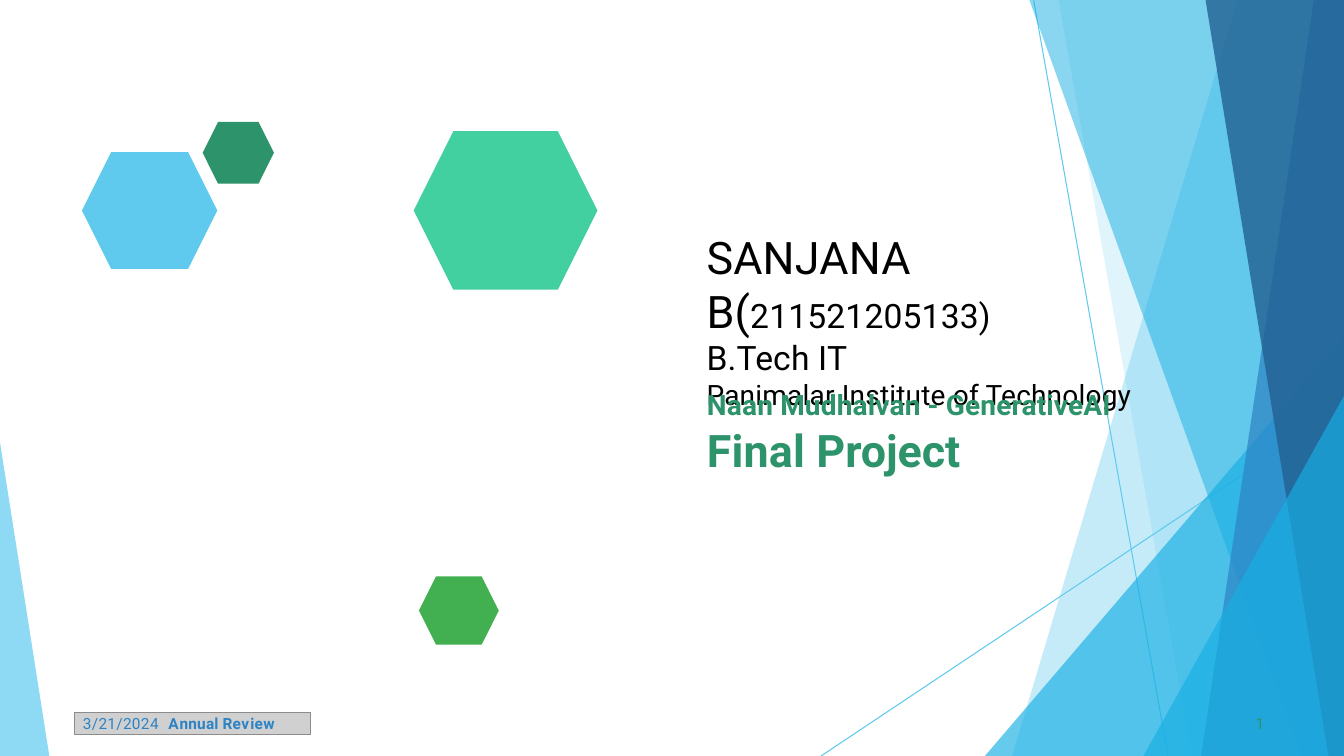
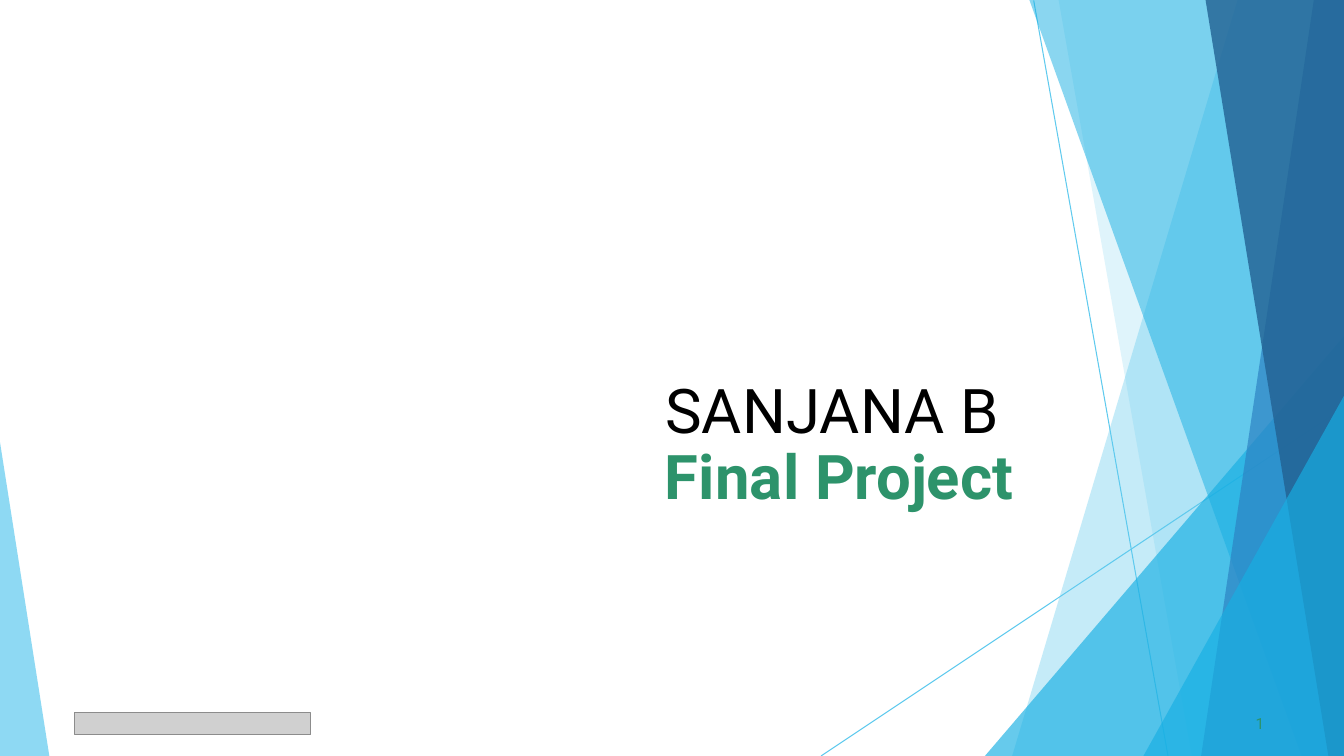
Before and after one commit to SANJANAS1331/TNSDC_Generative-AI, a slide deck: slide 1 of HDR_using_CNN.pptx. Drawn at 1344x756 pixels with LibreOffice and Linux fonts; fonts in the diff are those of the drawing; grey boxes stand for pictures. Boxes give left, top, right and bottom in pixels: in the first picture for what was removed or moved away, otherwise in the second. Text is boxed around its words. In the diff, an @@ line names an element or a change of style, - is before the commit and + after.

```diff
--- a/HDR_using_CNN.pptx
+++ b/HDR_using_CNN.pptx
@@ freeform shape removed at (x1=203, y1=122, x2=274, y2=184) @@
@@ freeform shape removed at (x1=413, y1=131, x2=597, y2=289) @@
@@ freeform shape removed at (x1=82, y1=152, x2=217, y2=269) @@
@@ title at (x1=665, y1=388, x2=999, y2=434): text changed; size 20 to 44 pt @@
-SANJANA B(211521205133)
-B.Tech IT
-Panimalar Institute of Technology
+SANJANA B
@@ text at (x1=707, y1=389, x2=1111, y2=422): paragraph removed @@
-Naan Mudhalvan - GenerativeAI
@@ text "Final Project" moved from (x1=707, y1=389, x2=1111, y2=477) to (x1=665, y1=453, x2=1013, y2=512) @@
@@ text "Final Project" at (x1=665, y1=453, x2=1013, y2=512): size 32 to 44 pt @@
@@ freeform shape removed at (x1=419, y1=577, x2=499, y2=645) @@
@@ text removed at (x1=83, y1=717, x2=275, y2=730) @@
-3/21/2024 Annual Review
```
Also in this commit, not shown: 12 other slides changed.
